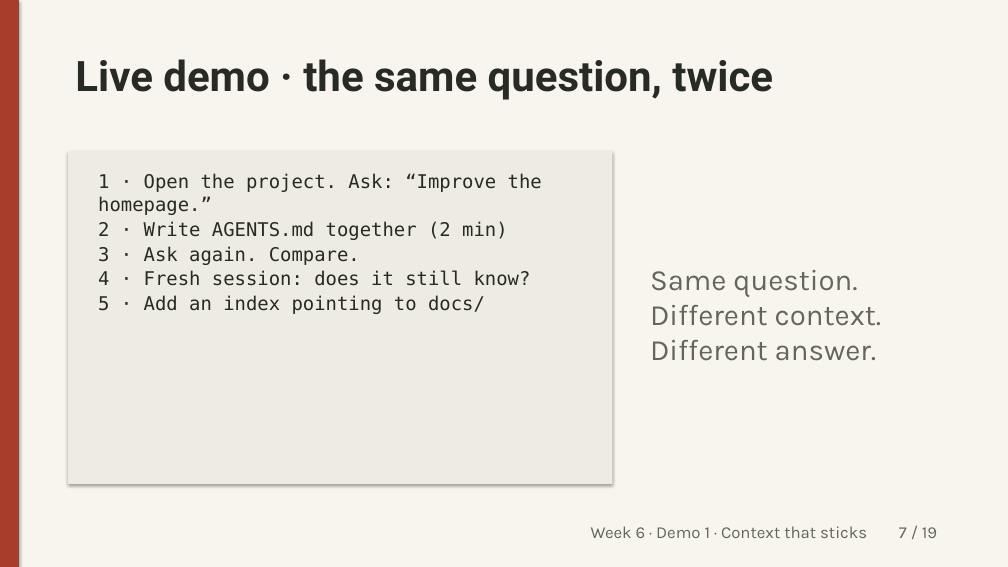
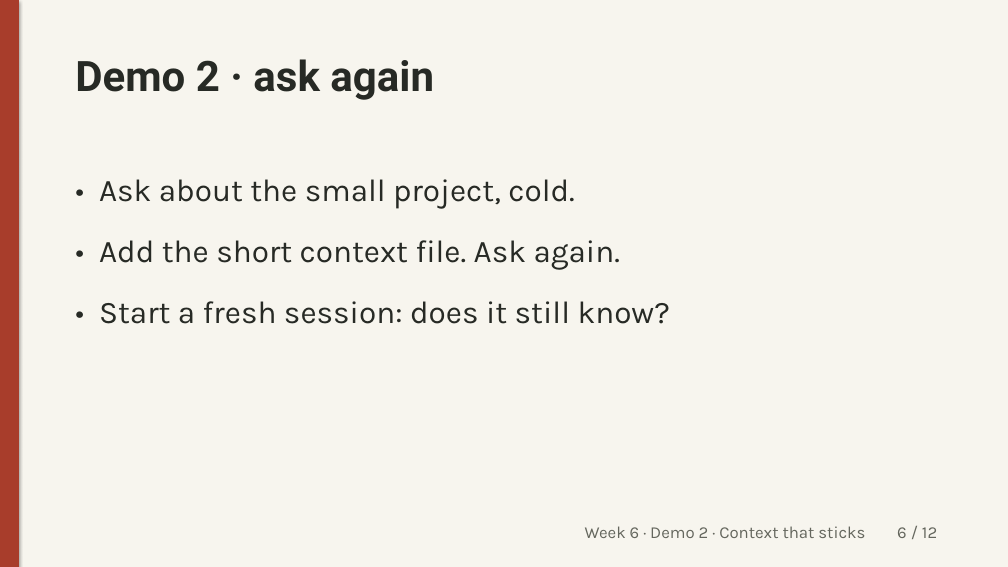
Before and after one commit to unforcedagi/learn-vibe-build-deck, a slide deck: slide 6 of lessons/week-6/_src/week6-lecture.pptx (slide 7 before the commit). Drawn at 1008x567 pixels with LibreOffice and Linux fonts; fonts in the diff are those of the drawing. Boxes give left, top, right and bottom in pixels: in the first picture for what was removed or moved away, otherwise in the second. Text is boxed around its words. In the diff, an @@ line names an element or a change of style, - is before the commit and + after.

Commit message:
Week 6: simplify to the foundation (Aaron's 4:22 direction) (#9)
* Week 6 foundation: copy lesson, light context file, get online; no live connector or pair exercise

* No connector advertising anywhere in Week 6; concept only next week

---------

```diff
--- a/lessons/week-6/_src/week6-lecture.pptx
+++ b/lessons/week-6/_src/week6-lecture.pptx
@@ text at [75,59,434,100]: text changed @@
-Live demo · the same question, twice
+Demo 2 · ask again
@@ rectangle removed at [68,151,613,484] @@
@@ text at [99,179,670,324]: text changed; size 18 to 30 pt; font DejaVu Sans Mono to Karla @@
-1 · Open the project. Ask: “Improve the homepage.”
-2 · Write AGENTS.md together (2 min)
-3 · Ask again. Compare.
-4 · Fresh session: does it still know?
-5 · Add an index pointing to docs/
+• Ask about the small project, cold.
+• Add the short context file. Ask again.
+• Start a fresh session: does it still know?
@@ text removed at [650,270,881,361] @@
-Same question. Different context. Different answer.
@@ text at [585,526,937,538]: text changed @@
-Week 6 · Demo 1 · Context that sticks 7 / 19
+Week 6 · Demo 2 · Context that sticks 6 / 12
```
Also in this commit, not shown: 10 other slides changed, 1 slide added, 8 slides removed, 16 other files.
